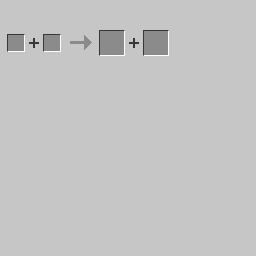
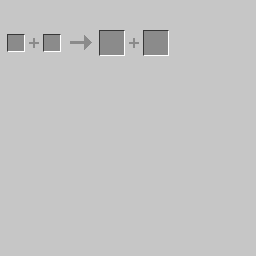
Revision of a layered 256px x 256px image; what changed, layer by layer:
renamed "+ copy" to "+", painted on it over [129, 38, 139, 48]
painted on "+" (2nd of 2) over [29, 38, 39, 48]
